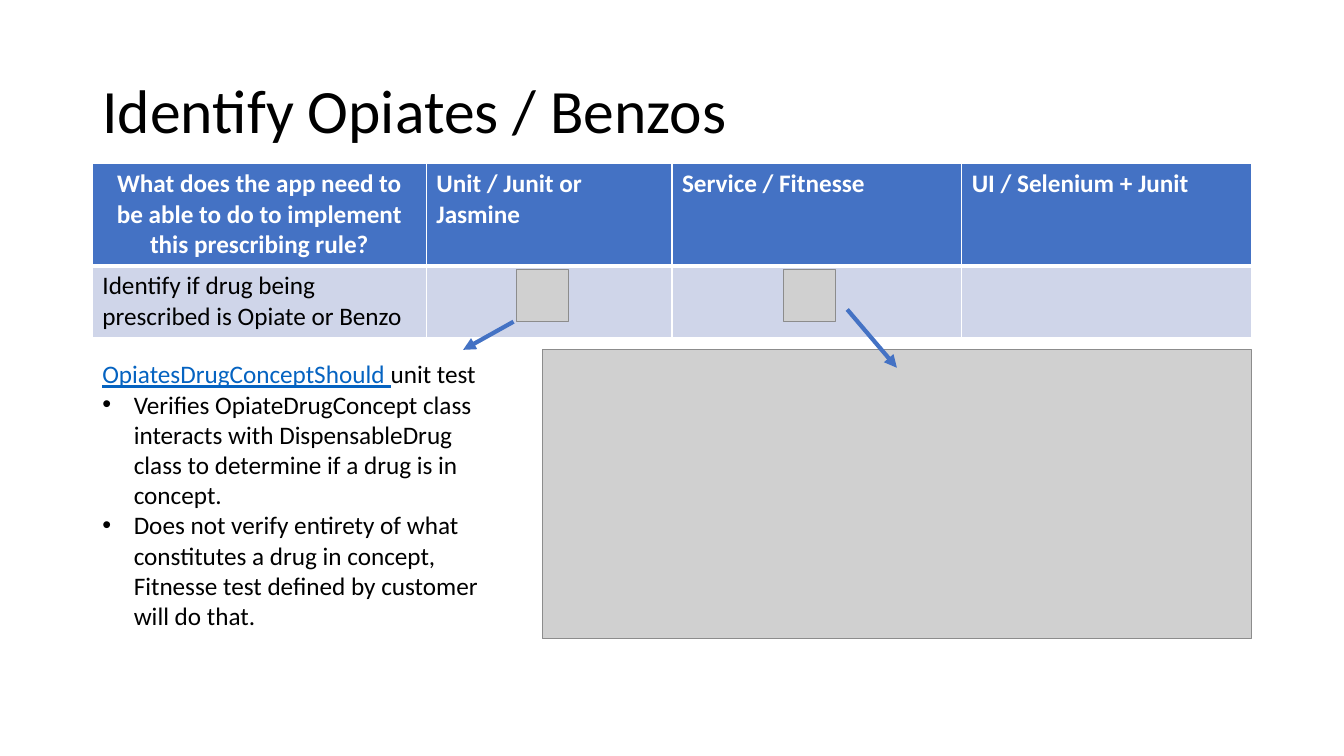
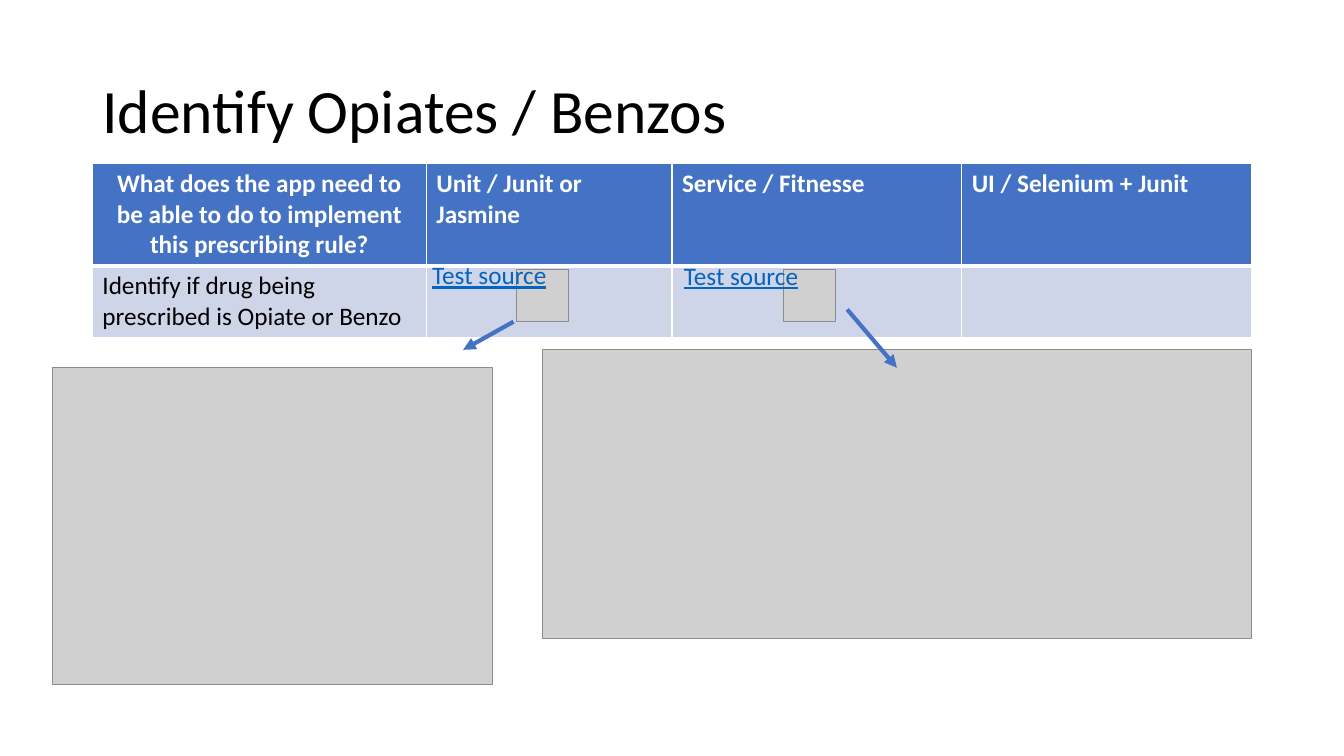
Before and after one commit to weaverj/testpyramidexample, a slide deck: slide 11 of Test Pyramid Presentation.pptx. Drawn at 1344x756 pixels with LibreOffice and Linux fonts; fonts in the diff are those of the drawing; grey boxes stand for pictures; background and template pictures are left out. Boxes give left, top, right and bottom in pixels: in the first picture for what was removed or moved away, otherwise in the second. Text is boxed around its words. In the diff, an @@ line names an element or a change of style, - is before the commit and + after.

Commit message:
slide work

```diff
--- a/Test Pyramid Presentation.pptx
+++ b/Test Pyramid Presentation.pptx
@@ text added at [432, 264, 546, 291], 18 pt, text #0563C1, underline @@
+Test source
@@ text added at [684, 264, 798, 291], 18 pt, text #0563C1, underline @@
+Test source
@@ picture added at [52, 368, 493, 685] @@
@@ text removed at [102, 365, 477, 625] @@
-OpiatesDrugConceptShould unit test
-• Verifies OpiateDrugConcept class interacts with DispensableDrug class to determine if a drug is in concept.
-• Does not verify entirety of what constitutes a drug in concept, Fitnesse test defined by customer will do that.
```
